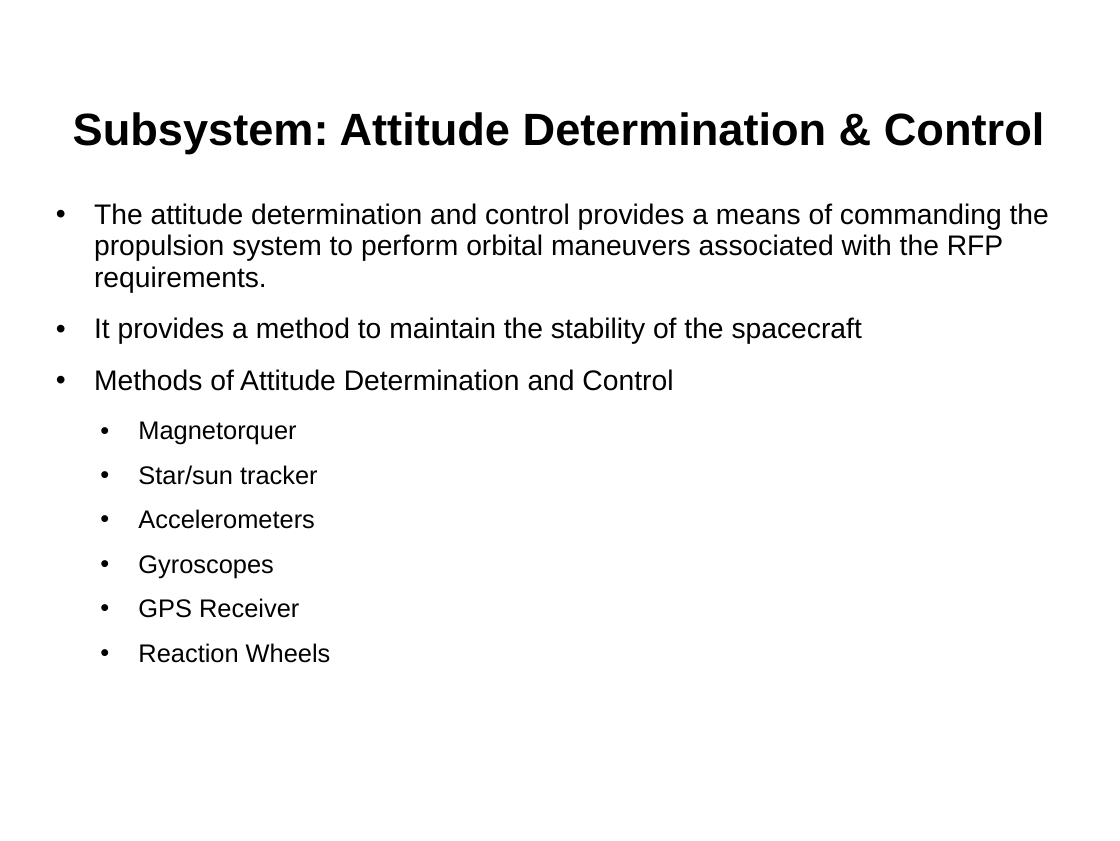
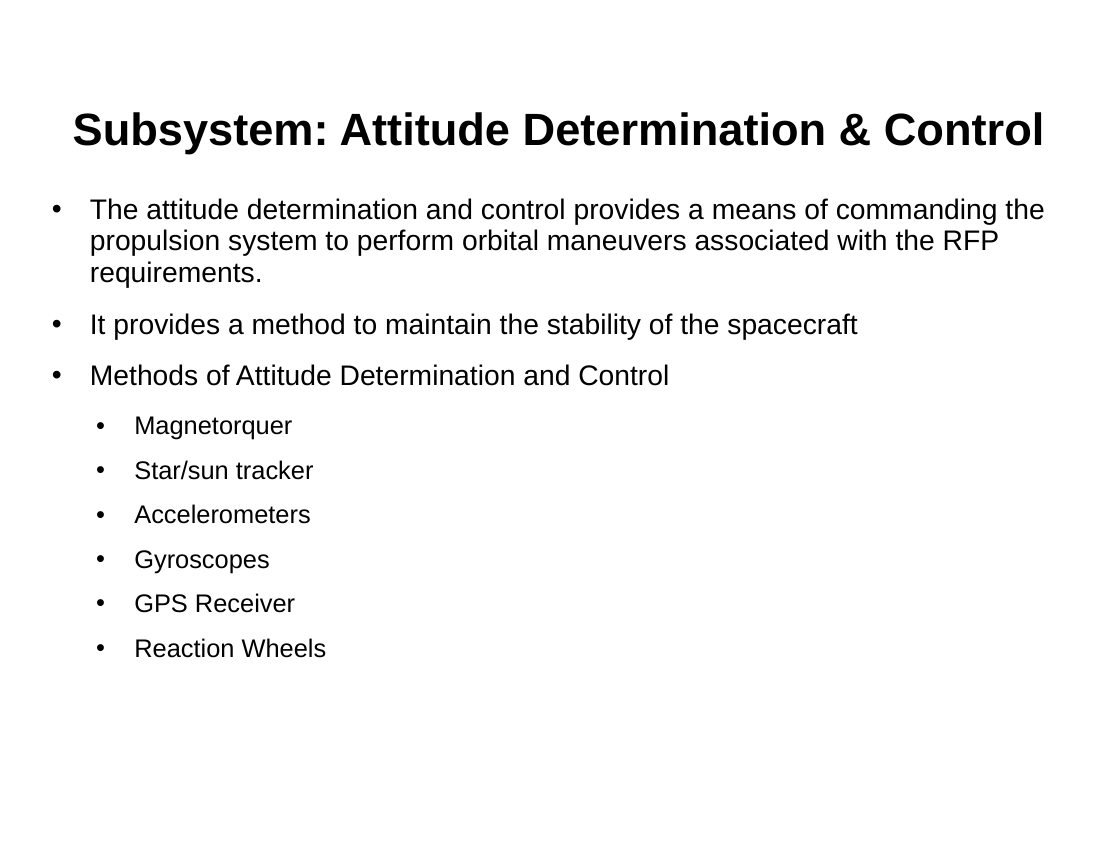
Before and after one commit to RascalSeniorDesign/Preliminary-Design, a slide deck: slide 22 of CMQA/Presentations/First-Semester-Presentation.pptx. Drawn at 1120x841 pixels with LibreOffice and Linux fonts; fonts in the diff are those of the drawing; background and template pictures are left out. Boxes give left, top, right and bottom in pixels: in the first picture for what was removed or moved away, otherwise in the second. Text is boxed around its words. In the diff, an @@ line names an element or a change of style, - is before the commit and + after.

```diff
--- a/CMQA/Presentations/First-Semester-Presentation.pptx
+++ b/CMQA/Presentations/First-Semester-Presentation.pptx
@@ text "The attitude determination and control ...": place and size @@
-text "The attitude determination and control ..." at (94, 203, 1049, 663)
+text "The attitude determination and control ..." at (90, 198, 1044, 658)
```
Also in this commit, not shown: 26 other slides changed, 1 other file.
